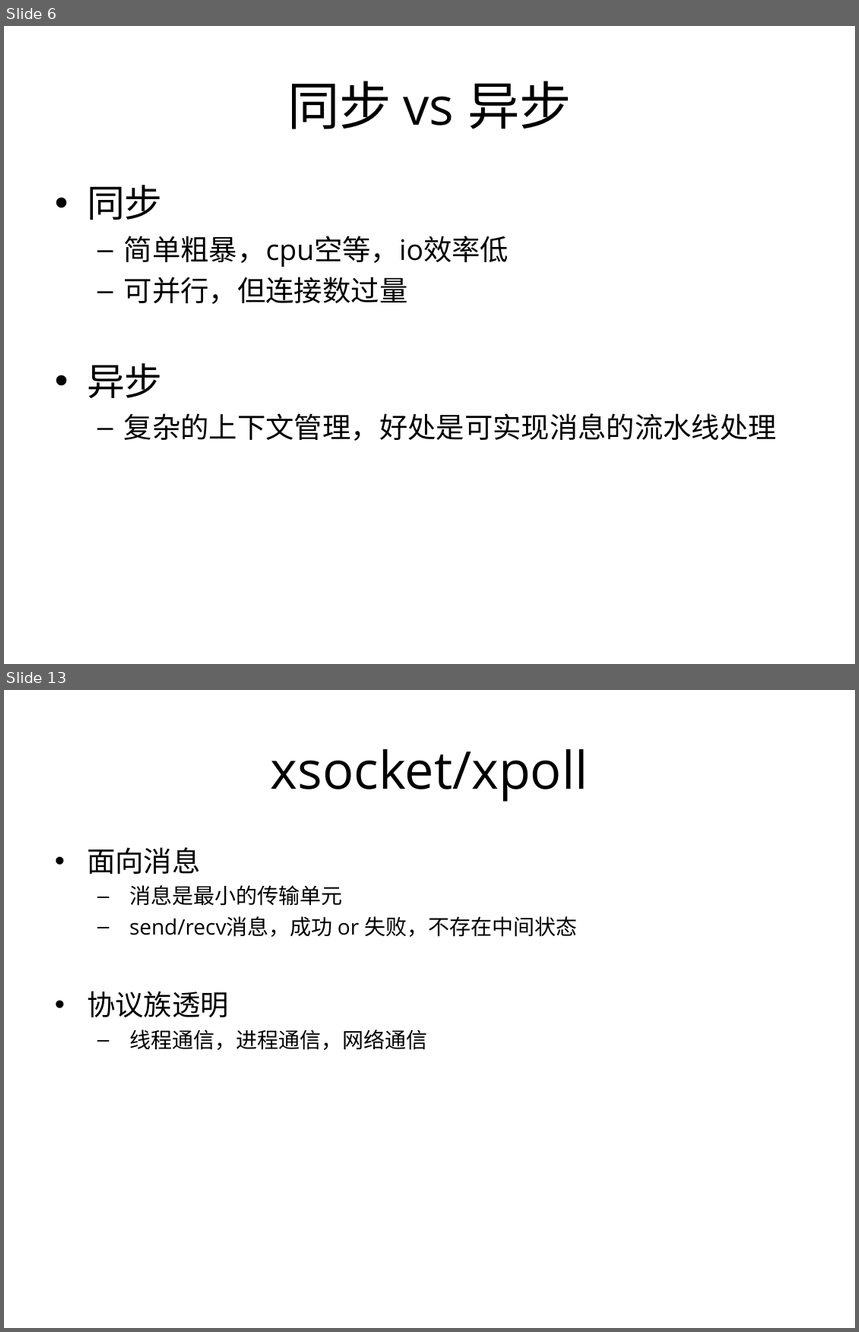
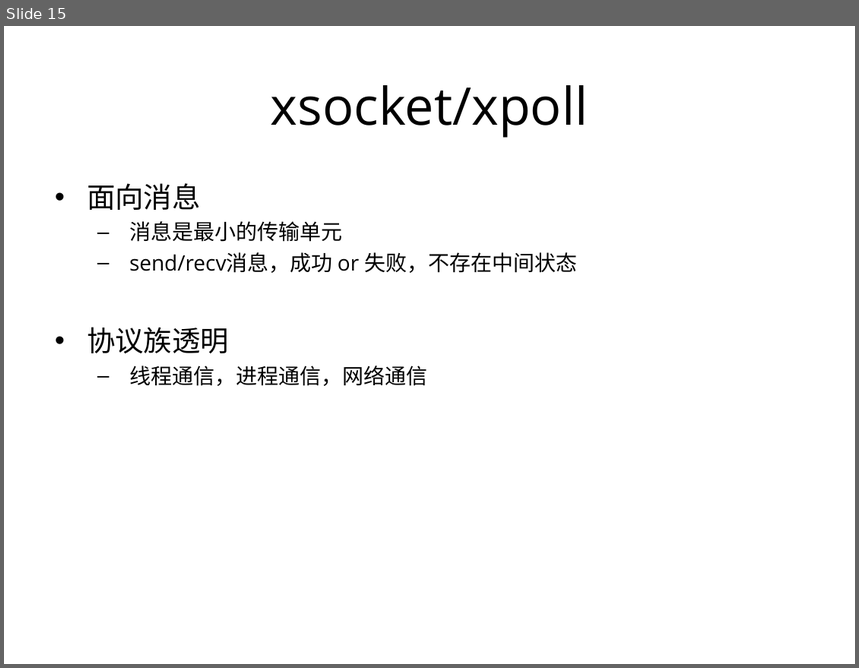
Before and after one commit to proxyio/xio, a slide deck: docs/PROXYIO.ppt. Shown one above the other, each under a label of ours: slides 6 and 13 before the commit, slide 15 after it; the slides between them are not shown. The pictures are 859x1332 and 859x668 pixels, drawn with LibreOffice and Linux fonts; fonts in the diff are those of the drawing. Boxes give left, top, right and bottom in pixels: in the first picture for what was removed or moved away, otherwise in the second. Text is boxed around its words. In the diff, an @@ line names an element or a change of style, - is before the commit and + after.

```diff
--- a/docs/PROXYIO.ppt
+++ b/docs/PROXYIO.ppt
@@ slide 6 removed at [4,26,855,664], background #FFFFFF @@
@@ title removed at [287,81,572,129] @@
-同步 vs 异步
@@ text removed at [87,185,777,441] @@
-• 同步
-  – 简单粗暴，cpu空等，io效率低
-  – 可并行，但连接数过量
-• 异步
-  – 复杂的上下文管理，好处是可实现消息的流水线处理
@@ what was slide 13 is now slide 15 @@
```
Also in this commit, not shown: 4 slides changed, 10 slides added, 10 other slides removed.
